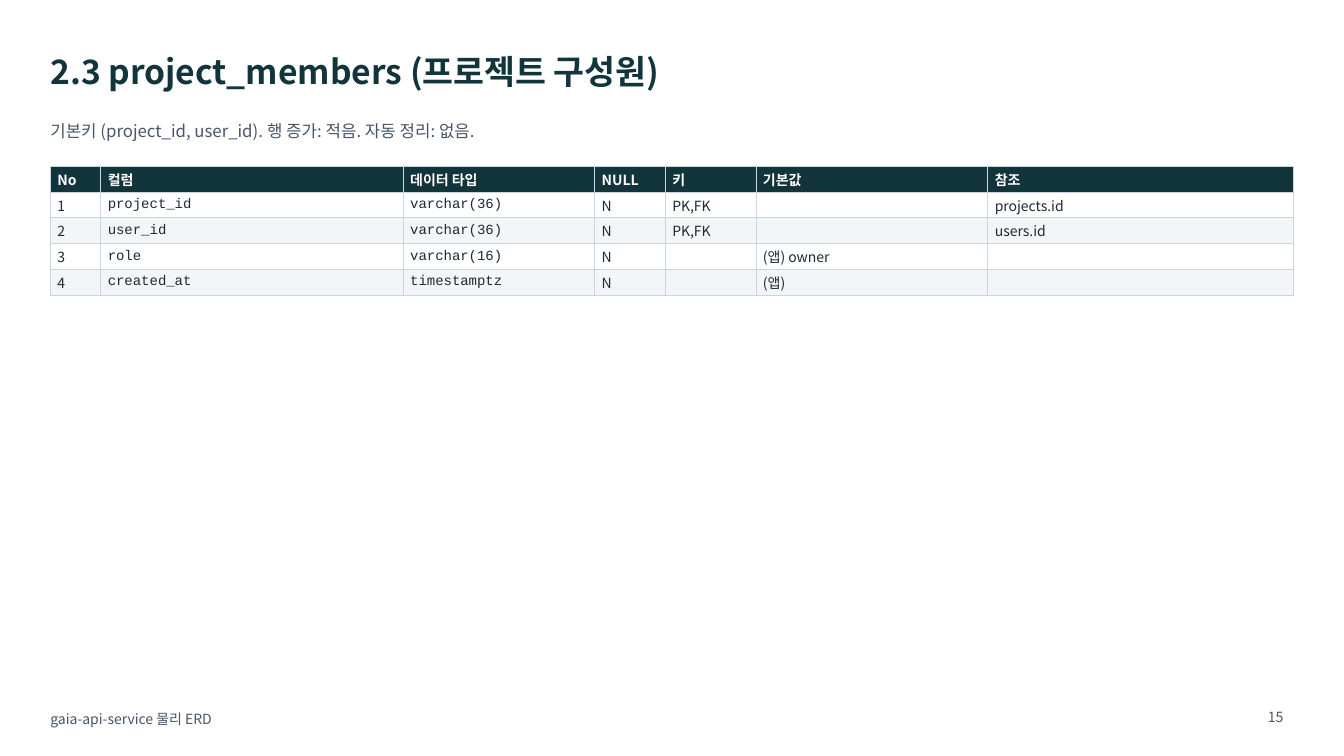
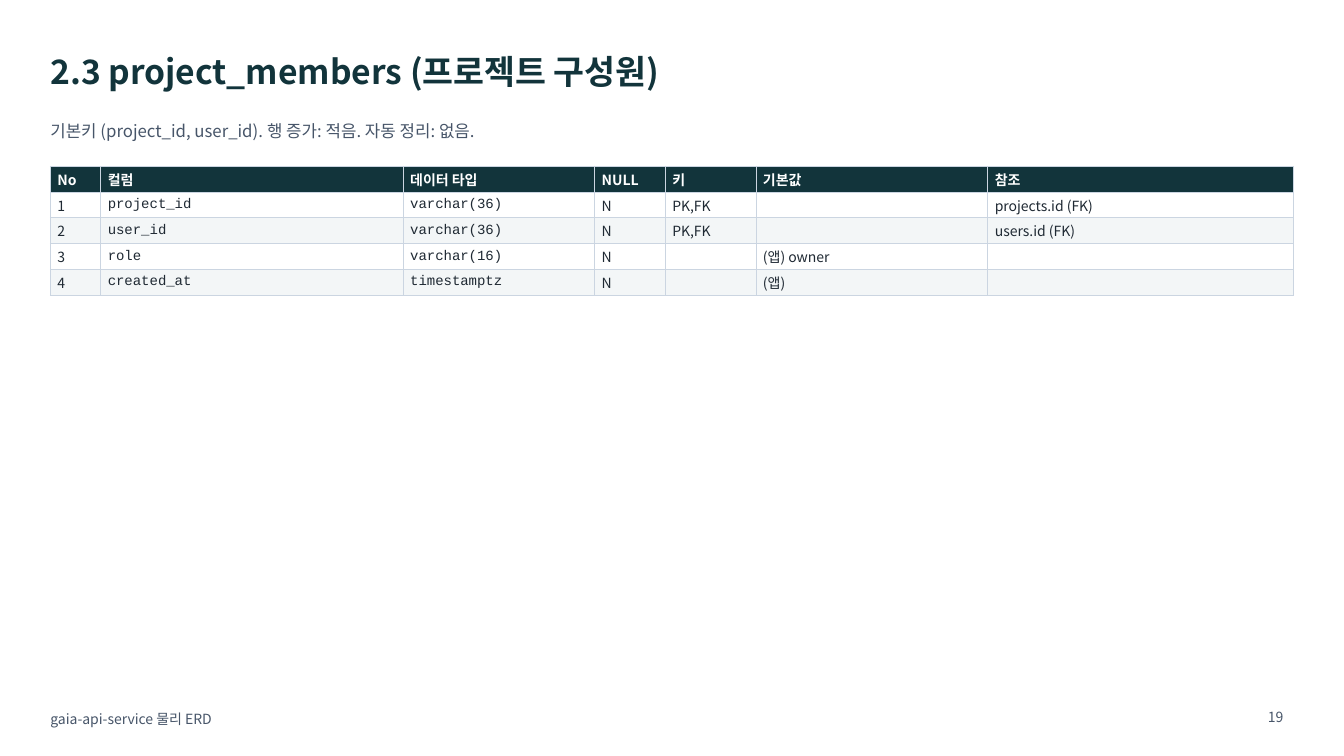
Before and after one commit to KimHwaJin/pr-agentic-service, a slide deck: slide 19 of docs/deliverables/05-erd-physical.pptx (slide 15 before the commit). Drawn at 1344x756 pixels with LibreOffice and Linux fonts; fonts in the diff are those of the drawing. Boxes give left, top, right and bottom in pixels: in the first picture for what was removed or moved away, otherwise in the second. Text is boxed around its words. In the diff, an @@ line names an element or a change of style, - is before the commit and + after.

```diff
--- a/docs/deliverables/05-erd-physical.pptx
+++ b/docs/deliverables/05-erd-physical.pptx
@@ table at (x1=50, y1=166, x2=1294, y2=295) @@
-row 2, column 7: projects.id
+row 2, column 7: projects.id (FK)
-row 3, column 7: users.id
+row 3, column 7: users.id (FK)
@@ page number at (x1=1268, y1=711, x2=1284, y2=722): text changed @@
-15
+19
```
Also in this commit, not shown: 24 other slides changed, 4 slides added, 8 other files.
